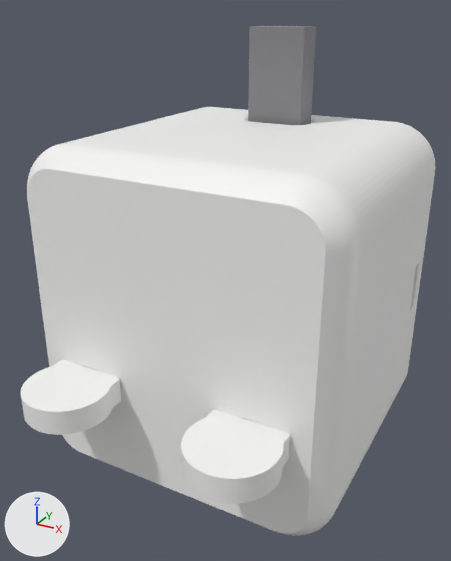
Renders of the glTF model enclosure/assembly.glb from each side of a commit.
Before and after are seen from a 50 mm camera at (57.8, -139.6, 93.1) aimed at (1.3, -37.0, 41.8). Arrows for +X, +Y and +Z are at lower left; the lights stay in place. The first picture is the older version.

The first picture shows 'USB plug mould', 'ear L', 'ear R', 'shell'.
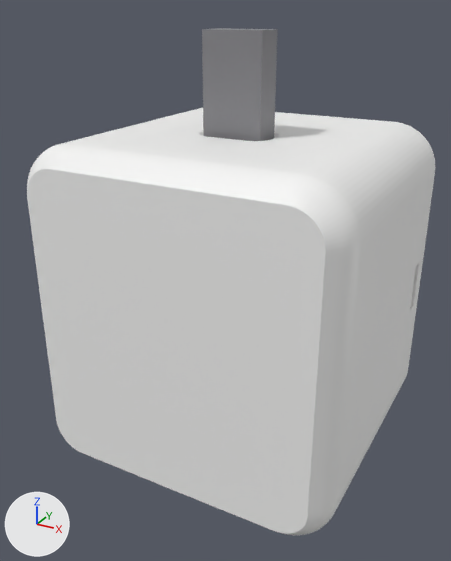
What differs and where, as boxes [x1, y1, x2, y2] in the pictures (451 x 561 px):
'USB plug mould', moved: before [248, 26, 316, 125]; after [202, 28, 278, 141]
'ear R', deleted: before [181, 410, 290, 504]
'ear L', deleted: before [21, 360, 121, 435]
part 1 of me_shell, deleted: before [74, 107, 391, 143]
part 2 of me_shell, added: after [72, 109, 393, 173]

What the commit changed:
me_shell is used by ob_shell; location (0.0, 0.0, 0.0).
me_shell had 2171 vertices, 4362 faces and spanned x -33.0..33.0, y -58.0..0.0, z 0.0..70.0.
me_shell now has 2139 vertices, 4290 faces and spans x -33.0..33.0, y -58.0..0.0, z 0.0..70.0.
me_shell part 1: 204 vertices removed from x -7.8..7.8, y -14.8..-4.6, z 67.6..70.0.
me_shell part 2: 204 vertices added at x -7.8..7.8, y -34.2..-24.0, z 67.6..70.0.
Other edits to the shape of me_shell do not show in these pictures.
me_usb_plug_mould is used by ob_usb_plug_mould; location (0.0, 0.0, 0.0).
me_usb_plug_mould had 8 vertices, 12 faces and spanned x -6.2..6.2, y -12.9..-6.4, z 67.2..89.2.
me_usb_plug_mould now has 8 vertices, 12 faces and spans x -6.2..6.2, y -32.4..-25.9, z 67.2..89.2.
me_usb_plug_mould part 3: the whole mesh is moved by (0.0, -19.5, 0.0).
Object 'ear L' (ob_ear_l) is deleted.
Object 'ear R' (ob_ear_r) is deleted.
